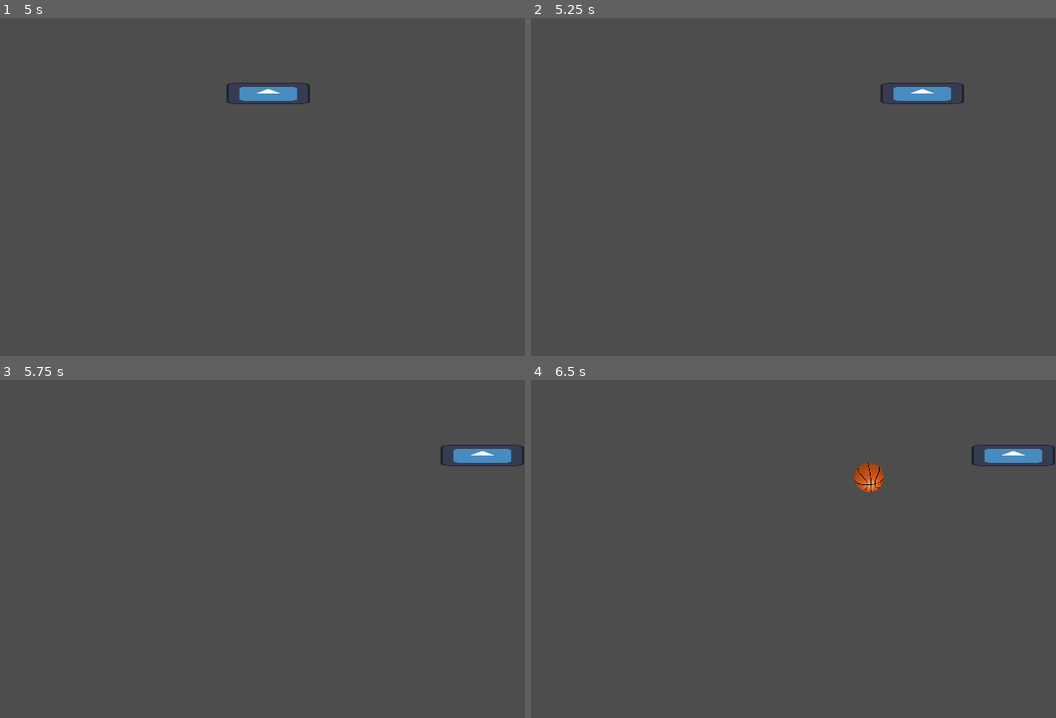
Above: before the commit, frames 1-4 (two rows, left to right).
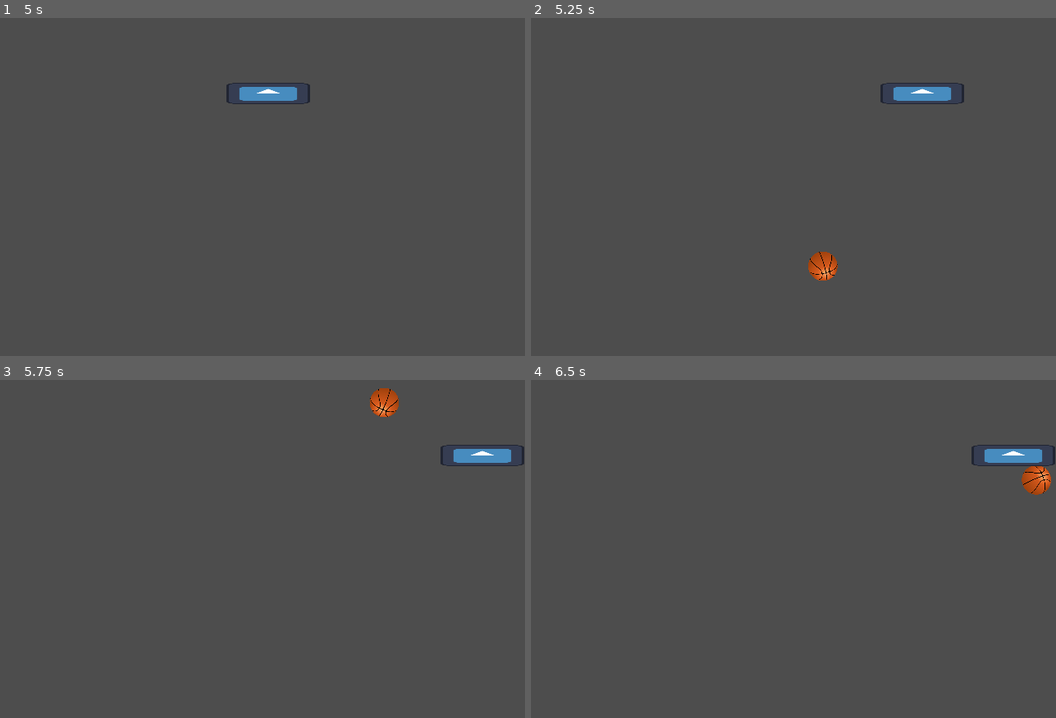
Above: after the commit, the same moments.

Repository: Aperaine/Rigged-Basketball
Game: Godot game, scene res://scenes/game.tscn
Two runs of this game, one before a commit and one after it. Both use one fixed random seed, a clock stepped at 60 frames per second and the inputs below. The engine's default icon, where the game draws it, is replaced by a stand-in: a white triangle on a blue panel in a dark square.
Inputs:
- Up to frame 1 (5 s): tap Enter at 0.5 s; hold Right (moveRight) 0.53-2.03 s; tap Space at 2 s; hold Left (moveLeft) 2.03-4.28 s; hold Right (moveRight) from 4.28 s (still down)
- Up to frame 2 (5.25 s): keep holding Right (moveRight)
- Up to frame 3 (5.75 s): keep holding Right (moveRight)
- Up to frame 4 (6.5 s): keep holding Right (moveRight)

Frame 1 is identical in both runs. In frame 2, 0.4% of the frame differs, in the area x 52-59%, y 69-78%; in frame 3, 0.4%; in frame 4, 0.8%, in the area x 61-100%, y 24-34%.

Commit message:
Update thrower.gd

Diff:
--- a/riggedBasketball/scripts/thrower.gd
+++ b/riggedBasketball/scripts/thrower.gd
@@ -13,10 +13,10 @@
 
 @export_category("Timers")
 @export var startingDelay: int = 2
-@export var timeBetweenThrows:float = 4
+@export var timeBetweenThrows:float = 3
 @export var minimumTimeBetweenThrows:int = 1
 
-var ballScene = preload("res://scenes/ball.tscn")
+const ballScene = preload("res://scenes/ball.tscn")
 @onready var ballsCollection: Node = $"../Balls"
 var ballCount:int = 0
 
